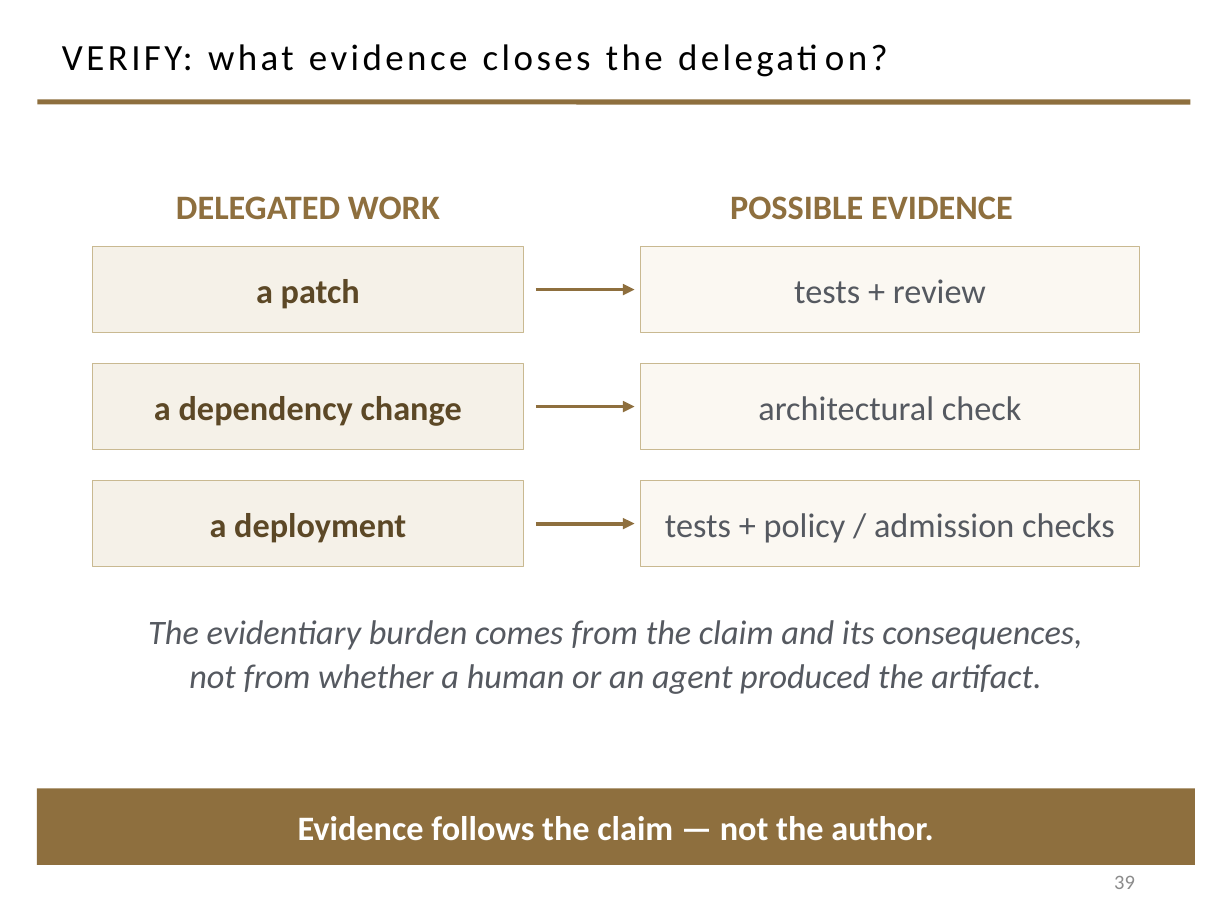
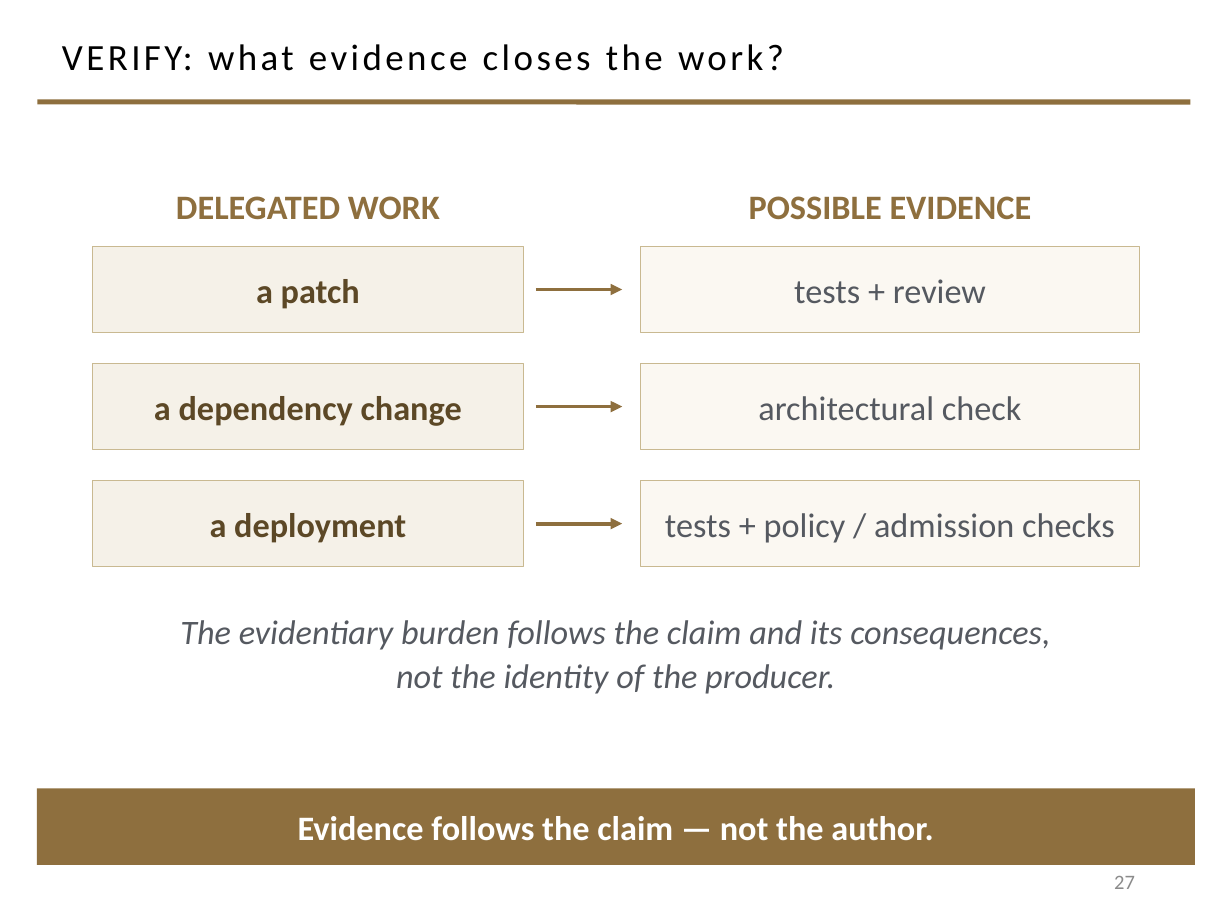
Before and after one commit to davisjam/model-based-agentic-software-engineering, a slide deck: slide 27 of course/lectures/act-2-delegation-and-control/01-delegation/2-1-Agents.pptx (slide 39 before the commit). Drawn at 1232x924 pixels with LibreOffice and Linux fonts; fonts in the diff are those of the drawing; background and template pictures are left out. Boxes give left, top, right and bottom in pixels: in the first picture for what was removed or moved away, otherwise in the second. Text is boxed around its words. In the diff, an @@ line names an element or a change of style, - is before the commit and + after.

```diff
--- a/course/lectures/act-2-delegation-and-control/01-delegation/2-1-Agents.pptx
+++ b/course/lectures/act-2-delegation-and-control/01-delegation/2-1-Agents.pptx
@@ title at (62, 44, 784, 71): text changed @@
-VERIFY: what evidence closes the delegation?
+VERIFY: what evidence closes the work?
@@ text "POSSIBLE EVIDENCE": place and size @@
-text "POSSIBLE EVIDENCE" at (730, 196, 1013, 220)
+text "POSSIBLE EVIDENCE" at (749, 196, 1032, 220)
@@ arrow moved from (536, 290) - (634, 290) to (536, 290) - (622, 290) @@
@@ arrow moved from (536, 407) - (634, 407) to (536, 407) - (622, 407) @@
@@ arrow moved from (536, 524) - (634, 524) to (536, 524) - (622, 524) @@
@@ text at (180, 620, 1050, 694): text changed @@
-The evidentiary burden comes from the claim and its consequences,
-not from whether a human or an agent produced the artifact.
+The evidentiary burden follows the claim and its consequences,
+not the identity of the producer.
@@ page number at (1114, 876, 1135, 889): text changed @@
-39
+27
```
Also in this commit, not shown: 8 other slides changed, 23 slides added, 30 slides removed, 1 other file.
